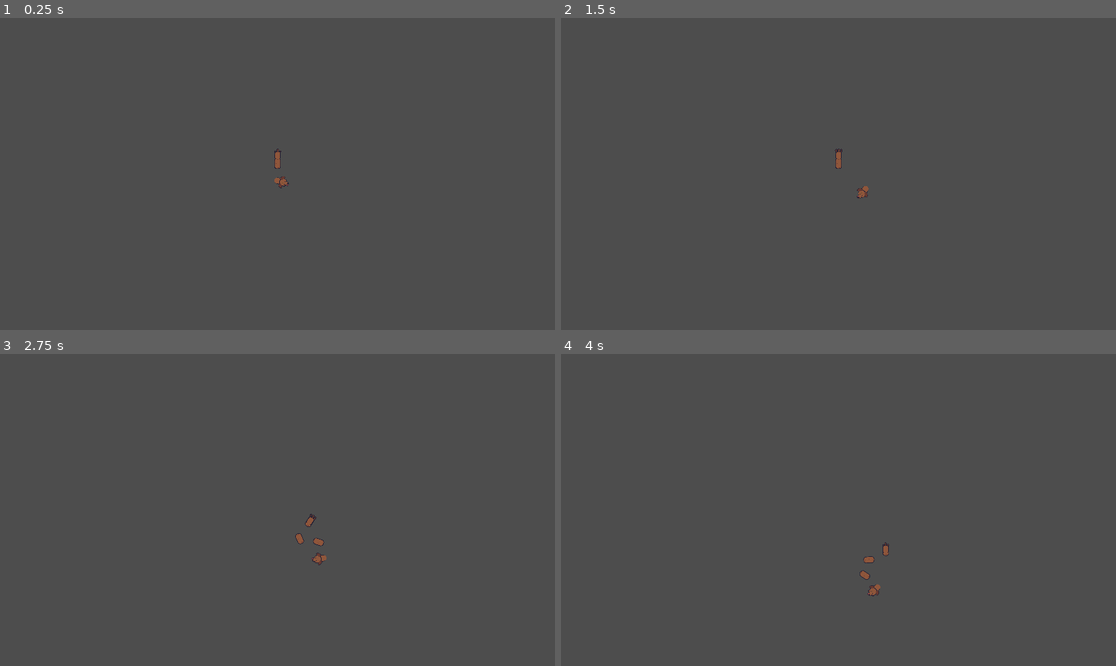
Above: before the commit, frames 1-4 (two rows, left to right).
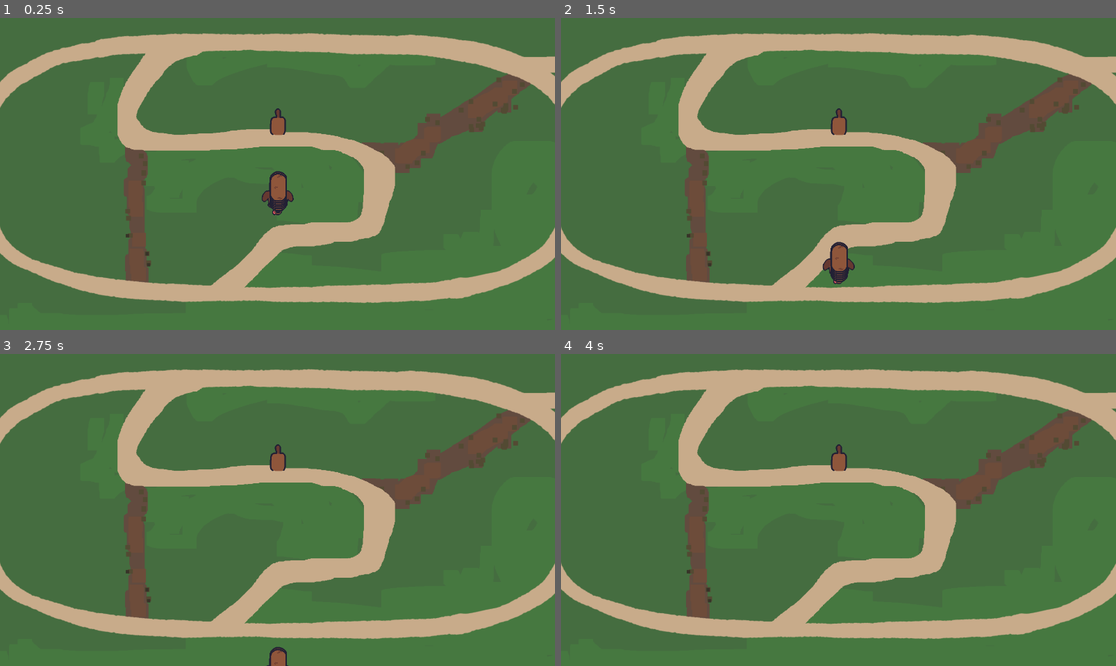
Above: after the commit, the same moments.

Repository: EsasHG/notsnake
Game: Godot game, scene res://MainScene.tscn
Two runs of this game, one before a commit and one after it. Both use one fixed random seed, a clock stepped at 60 frames per second and the inputs below.
Inputs:
- Up to frame 1 (0.25 s): no input
- Up to frame 2 (1.5 s): tap Enter (ui_accept) at 0.5, 0.77 s; hold Space 0.53-1.28 s; hold Right (ui_right) from 0.53 s (still down); tap Space at 1.35 s
- Up to frame 3 (2.75 s): tap Enter (ui_accept) at 1.52 s; release Right (ui_right) at 2.03 s; hold Left (ui_left) from 2.03 s (still down); hold Space from 2.03 s (still down)
- Up to frame 4 (4 s): release Left (ui_left) at 2.78 s; release Space at 2.78 s; hold Right (ui_right) from 2.78 s (still down); tap Space at 2.85 s; tap Enter (ui_accept) at 3.02, 3.77 s; hold Space from 3.53 s (still down)

The runs differ from the first frame. In frame 1, 98% of the frame differs, in the area x 0-100%, y 0-100%; in frame 2, 98%; in frame 3, 98%; in frame 4, 98%.
Error after the commit: Trying to assign value of type 'AnimatedSprite2D' to a variable of type 'Sprite2D'. (res://SimplePlayerCharacter.gd:10)

Commit message:
tons of assets, not much code

Diff:
--- a/Assets/tinyDog.tscn
+++ b/Assets/tinyDog.tscn
@@ -6,18 +6,31 @@
 [ext_resource type="Texture2D" uid="uid://dkxxhr21suis3" path="res://Assets/tinydog_LEGS_FRONT.png" id="4_ckpky"]
 [ext_resource type="Texture2D" uid="uid://dq3ojxigij8x0" path="res://Assets/tinydog_BUTT.png" id="5_oyr4y"]
 [ext_resource type="Texture2D" uid="uid://bacqyly50dytn" path="res://Assets/tinydog_LEGS_BACK.png" id="6_a347q"]
+[ext_resource type="Texture2D" uid="uid://c821bbhducux1" path="res://Assets/mapmaybe_base.png" id="7_sjo7u"]
 
 [sub_resource type="RectangleShape2D" id="RectangleShape2D_bh26d"]
 size = Vector2(85, 105)
 
+[sub_resource type="SpriteFrames" id="SpriteFrames_ovpv4"]
+animations = [{
+"frames": [{
+"duration": 1.0,
+"texture": ExtResource("5_oyr4y")
+}],
+"loop": true,
+"name": &"default",
+"speed": 5.0
+}]
+
 [node name="Node2D" type="Node2D"]
 
 [node name="Node2D" type="Node2D" parent="."]
+scale = Vector2(2, 2)
 
 [node name="Area2D2" type="Area2D" parent="Node2D" node_paths=PackedStringArray("segmentSprites")]
 script = ExtResource("1_h51aq")
 MOVE_SPEED = 300
-segmentSprites = [NodePath("../TinydogBodYseg"), NodePath(". …(335 unchanged characters)… seg12"), NodePath("../TinydogBodYseg13"), NodePath("../Butt")]
+segmentSprites = [NodePath("../TinydogBodYseg"), NodePath(". …(335 unchanged characters)… seg12"), NodePath("../TinydogBodYseg13")]
 
 [node name="CollisionShape2D" type="CollisionShape2D" parent="Node2D/Area2D2"]
 visible = false
@@ -100,16 +113,18 @@
 position = Vector2(0, -8)
 texture = ExtResource("3_as2h8")
 
-[node name="Butt" type="Sprite2D" parent="Node2D"]
-texture_filter = 1
-position = Vector2(0, -21)
-texture = ExtResource("5_oyr4y")
+[node name="Butt" type="AnimatedSprite2D" parent="Node2D"]
+sprite_frames = SubResource("SpriteFrames_ovpv4")
 
 [node name="TinydogLegsBack" type="Sprite2D" parent="Node2D/Butt"]
 z_index = -1
 texture_filter = 1
-position = Vector2(0, -3)
+position = Vector2(0, -24)
 texture = ExtResource("6_a347q")
 
 [node name="Camera2D" type="Camera2D" parent="."]
-zoom = Vector2(3.145, 3.145)
+zoom = Vector2(1.01, 1.01)
+
+[node name="MapmaybeBase" type="Sprite2D" parent="."]
+z_index = -3
+texture = ExtResource("7_sjo7u")
--- /dev/null
+++ b/DogBone.tscn
@@ -0,0 +1,17 @@
+[gd_scene load_steps=3 format=3 uid="uid://c7508ame74p7h"]
+
+[ext_resource type="Texture2D" uid="uid://bardqifcsvpnh" path="res://Assets/ITEMS_1.png" id="1_plxrs"]
+
+[sub_resource type="RectangleShape2D" id="RectangleShape2D_df3dv"]
+size = Vector2(38, 20)
+
+[node name="Area2D" type="Area2D"]
+
+[node name="CollisionShape2D" type="CollisionShape2D" parent="."]
+shape = SubResource("RectangleShape2D_df3dv")
+
+[node name="Sprite2D" type="Sprite2D" parent="."]
+texture_filter = 1
+texture = ExtResource("1_plxrs")
+region_enabled = true
+region_rect = Rect2(6, 9, 38, 20)
--- /dev/null
+++ b/DogToy.tscn
@@ -0,0 +1,19 @@
+[gd_scene load_steps=3 format=3 uid="uid://ctigc12c0n7it"]
+
+[ext_resource type="Texture2D" uid="uid://bardqifcsvpnh" path="res://Assets/ITEMS_1.png" id="1_em804"]
+
+[sub_resource type="RectangleShape2D" id="RectangleShape2D_greaw"]
+size = Vector2(52, 20)
+
+[node name="DogToy" type="Area2D"]
+
+[node name="Sprite2D" type="Sprite2D" parent="."]
+texture_filter = 1
+position = Vector2(2012, 17)
+texture = ExtResource("1_em804")
+region_enabled = true
+region_rect = Rect2(70, 10, 52, 19)
+
+[node name="CollisionShape2D" type="CollisionShape2D" parent="."]
+position = Vector2(2012, 17)
+shape = SubResource("RectangleShape2D_greaw")
--- a/MainScene.tscn
+++ b/MainScene.tscn
@@ -1,10 +1,11 @@
-[gd_scene load_steps=23 format=3 uid="uid://brhwlteib5565"]
+[gd_scene load_steps=24 format=3 uid="uid://brhwlteib5565"]
 
 [ext_resource type="Script" path="res://PlayerCharacter.gd" id="1_8v0u1"]
 [ext_resource type="Script" path="res://SimplePlayerCharacter.gd" id="2_3btb2"]
 [ext_resource type="Texture2D" uid="uid://c0rfwk23w5lk0" path="res://Assets/dachs_spritesheet_front_ROUGH.png" id="2_5tf67"]
 [ext_resource type="Texture2D" uid="uid://crg2lxujxhynp" path="res://Assets/dachs_spritesheet_middlebody_ROUGH.png" id="4_6q25q"]
 [ext_resource type="Texture2D" uid="uid://bcijwi8xjra7c" path="res://Assets/dachs_spritesheet_butt_ROUGH.png" id="5_a4tb4"]
+[ext_resource type="Texture2D" uid="uid://c821bbhducux1" path="res://Assets/mapmaybe_base.png" id="6_dlhh2"]
 
 [sub_resource type="RectangleShape2D" id="RectangleShape2D_s25nq"]
 
@@ -127,23 +128,23 @@
 texture = SubResource("CanvasTexture_x8yn6")
 
 [node name="Camera2D" type="Camera2D" parent="."]
-zoom = Vector2(0.5, 0.5)
+zoom = Vector2(1.29, 1.29)
 
 [node name="Node2D" type="Node2D" parent="."]
 
 [node name="Area2D" type="Area2D" parent="Node2D" node_paths=PackedStringArray("segmentSprites")]
 script = ExtResource("2_3btb2")
 MOVE_SPEED = 300
-segmentSprites = [NodePath("../Sprite2D"), NodePath("../Sprite2D2"), NodePath("../Sprite2D3"), NodePath("../Sprite2D4")]
+segmentSprites = [NodePath("../Sprite2D"), NodePath("../Sprite2D2"), NodePath("../Sprite2D3"), NodePath("../Sprite2D5"), NodePath("../Sprite2D6"), NodePath("../Sprite2D7"), NodePath("../Sprite2D4")]
 
 [node name="CollisionShape2D" type="CollisionShape2D" parent="Node2D/Area2D"]
 position = Vector2(-1.5, -12.5)
 shape = SubResource("RectangleShape2D_2j74s")
 
 [node name="AnimatedSprite2D" type="AnimatedSprite2D" parent="Node2D/Area2D"]
-z_index = 1
+z_index = -1
 sprite_frames = SubResource("SpriteFrames_a4ved")
-frame_progress = 0.0954287
+frame_progress = 0.350515
 
 [node name="Sprite2D" type="Sprite2D" parent="Node2D"]
 position = Vector2(-2, -74)
@@ -161,7 +162,24 @@
 position = Vector2(-2, -74)
 texture = ExtResource("4_6q25q")
 
+[node name="Sprite2D5" type="Sprite2D" parent="Node2D"]
+position = Vector2(-2, -74)
+texture = ExtResource("4_6q25q")
+
+[node name="Sprite2D6" type="Sprite2D" parent="Node2D"]
+position = Vector2(-2, -74)
+texture = ExtResource("4_6q25q")
+
+[node name="Sprite2D7" type="Sprite2D" parent="Node2D"]
+position = Vector2(-2, -74)
+texture = ExtResource("4_6q25q")
+
 [node name="Butt" type="AnimatedSprite2D" parent="Node2D"]
+z_index = -1
 position = Vector2(0, -122)
 sprite_frames = SubResource("SpriteFrames_lg3yf")
-frame_progress = 0.0072071
+frame_progress = 0.262292
+
+[node name="MapmaybeBase" type="Sprite2D" parent="."]
+z_index = -3
+texture = ExtResource("6_dlhh2")
--- a/PlayerCharacter.gd
+++ b/PlayerCharacter.gd
@@ -13,7 +13,6 @@
 	# Handle jump.
 	if Input.is_action_just_pressed("ui_accept") and is_on_floor():
 		velocity.y = JUMP_VELOCITY
-
 	# Get the input direction and handle the movement/deceleration.
 	# As good practice, you should replace UI actions with custom gameplay actions.
 	var direction := Input.get_axis("ui_left", "ui_right")
--- /dev/null
+++ b/SceneAgain.tscn
@@ -0,0 +1,189 @@
+[gd_scene load_steps=26 format=3 uid="uid://2rjb4w7s6uto"]
+
+[ext_resource type="Texture2D" uid="uid://cdyq20hlamo2d" path="res://Assets/FACES.png" id="1_g52xg"]
+[ext_resource type="Script" path="res://SimplePlayerCharacter.gd" id="2_anabk"]
+[ext_resource type="Texture2D" uid="uid://uapxox06rciy" path="res://Assets/BODY_SEGMENT.png" id="4_tu07u"]
+[ext_resource type="Texture2D" uid="uid://bktg3cnlo4cpv" path="res://Assets/BUTT.png" id="5_f7ls6"]
+[ext_resource type="Texture2D" uid="uid://ddjbtwq30jbbg" path="res://Assets/LEGS_BACK.png" id="6_ylgcd"]
+[ext_resource type="Texture2D" uid="uid://bid4i25qetdmx" path="res://Assets/TAILS.png" id="7_ou8m1"]
+[ext_resource type="Texture2D" uid="uid://y5w4acie56nb" path="res://Assets/newdog_legsFRONT_sheet.png" id="7_rm0ku"]
+[ext_resource type="Texture2D" uid="uid://c821bbhducux1" path="res://Assets/mapmaybe_base.png" id="8_22lru"]
+
+[sub_resource type="AtlasTexture" id="AtlasTexture_xmaxq"]
+atlas = ExtResource("7_ou8m1")
+region = Rect2(23, 0, 23, 21)
+
+[sub_resource type="AtlasTexture" id="AtlasTexture_bj3i6"]
+atlas = ExtResource("7_ou8m1")
+region = Rect2(46, 0, 23, 21)
+
+[sub_resource type="AtlasTexture" id="AtlasTexture_2afur"]
+atlas = ExtResource("7_ou8m1")
+region = Rect2(0, 0, 23, 21)
+
+[sub_resource type="AtlasTexture" id="AtlasTexture_yt3ar"]
+atlas = ExtResource("7_ou8m1")
+region = Rect2(46, 0, 23, 21)
+
+[sub_resource type="AtlasTexture" id="AtlasTexture_taul4"]
+atlas = ExtResource("7_ou8m1")
+region = Rect2(69, 0, 23, 21)
+
+[sub_resource type="AtlasTexture" id="AtlasTexture_3l62o"]
+atlas = ExtResource("7_ou8m1")
+region = Rect2(0, 0, 23, 21)
+
+[sub_resource type="SpriteFrames" id="SpriteFrames_4dxs5"]
+animations = [{
+"frames": [{
+"duration": 1.6,
+"texture": SubResource("AtlasTexture_xmaxq")
+}, {
+"duration": 1.0,
+"texture": SubResource("AtlasTexture_bj3i6")
+}, {
+"duration": 1.0,
+"texture": SubResource("AtlasTexture_2afur")
+}, {
+"duration": 1.0,
+"texture": SubResource("AtlasTexture_yt3ar")
+}, {
+"duration": 1.6,
+"texture": SubResource("AtlasTexture_taul4")
+}, {
+"duration": 1.0,
+"texture": SubResource("AtlasTexture_yt3ar")
+}, {
+"duration": 1.0,
+"texture": SubResource("AtlasTexture_3l62o")
+}, {
+"duration": 1.0,
+"texture": SubResource("AtlasTexture_yt3ar")
+}],
+"loop": true,
+"name": &"default",
+"speed": 8.0
+}]
+
+[sub_resource type="RectangleShape2D" id="RectangleShape2D_7we7l"]
+size = Vector2(85, 105)
+
+[sub_resource type="AtlasTexture" id="AtlasTexture_2wuas"]
+atlas = ExtResource("1_g52xg")
+region = Rect2(0, 0, 43, 37)
+
+[sub_resource type="AtlasTexture" id="AtlasTexture_lym3j"]
+atlas = ExtResource("1_g52xg")
+region = Rect2(43, 0, 43, 37)
+
+[sub_resource type="SpriteFrames" id="SpriteFrames_2kam3"]
+animations = [{
+"frames": [{
+"duration": 1.0,
+"texture": SubResource("AtlasTexture_2wuas")
+}, {
+"duration": 1.0,
+"texture": SubResource("AtlasTexture_lym3j")
+}],
+"loop": true,
+"name": &"default",
+"speed": 4.0
+}]
+
+[sub_resource type="AtlasTexture" id="AtlasTexture_cs3da"]
+atlas = ExtResource("7_rm0ku")
+region = Rect2(0, 0, 32, 60)
+
+[sub_resource type="AtlasTexture" id="AtlasTexture_we7wo"]
+atlas = ExtResource("7_rm0ku")
+region = Rect2(32, 0, 32, 60)
+
+[sub_resource type="AtlasTexture" id="AtlasTexture_ufi5b"]
+atlas = ExtResource("7_rm0ku")
+region = Rect2(64, 0, 32, 60)
+
+[sub_resource type="AtlasTexture" id="AtlasTexture_uv76s"]
+atlas = ExtResource("7_rm0ku")
+region = Rect2(96, 0, 32, 60)
+
+[sub_resource type="AtlasTexture" id="AtlasTexture_8h8r1"]
+atlas = ExtResource("7_rm0ku")
+region = Rect2(128, 0, 32, 60)
+
+[sub_resource type="SpriteFrames" id="SpriteFrames_rudug"]
+animations = [{
+"frames": [{
+"duration": 1.0,
+"texture": SubResource("AtlasTexture_cs3da")
+}, {
+"duration": 1.0,
+"texture": SubResource("AtlasTexture_we7wo")
+}, {
+"duration": 1.0,
+"texture": SubResource("AtlasTexture_ufi5b")
+}, {
+"duration": 1.0,
+"texture": SubResource("AtlasTexture_uv76s")
+}, {
+"duration": 1.0,
+"texture": SubResource("AtlasTexture_8h8r1")
+}],
+"loop": true,
+"name": &"default",
+"speed": 8.0
+}]
+
+[node name="Node2D" type="Node2D"]
+
+[node name="Node2D" type="Node2D" parent="."]
+
+[node name="BodySegment" type="Sprite2D" parent="Node2D"]
+texture_filter = 1
+position = Vector2(0, -17)
+texture = ExtResource("4_tu07u")
+
+[node name="Butt" type="Sprite2D" parent="Node2D"]
+texture_filter = 1
+position = Vector2(0, -33)
+texture = ExtResource("5_f7ls6")
+
+[node name="LegsBack" type="Sprite2D" parent="Node2D/Butt"]
+z_index = -2
+texture_filter = 1
+position = Vector2(0, 5)
+texture = ExtResource("6_ylgcd")
+
+[node name="Tail" type="AnimatedSprite2D" parent="Node2D/Butt"]
+z_index = -1
+texture_filter = 1
+position = Vector2(0, -9)
+sprite_frames = SubResource("SpriteFrames_4dxs5")
+frame_progress = 0.119647
+
+[node name="Area2D" type="Area2D" parent="Node2D"]
+script = ExtResource("2_anabk")
+MOVE_SPEED = 400
+
+[node name="CollisionShape2D" type="CollisionShape2D" parent="Node2D/Area2D"]
+visible = false
+position = Vector2(-1.5, -12.5)
+shape = SubResource("RectangleShape2D_7we7l")
+
+[node name="Head" type="AnimatedSprite2D" parent="Node2D/Area2D"]
+z_index = 1
+texture_filter = 1
+sprite_frames = SubResource("SpriteFrames_2kam3")
+frame_progress = 0.545497
+
+[node name="Legs" type="AnimatedSprite2D" parent="Node2D/Area2D/Head"]
+z_index = -1
+position = Vector2(0, -8)
+sprite_frames = SubResource("SpriteFrames_rudug")
+frame_progress = 0.388363
+
+[node name="MapmaybeBase" type="Sprite2D" parent="."]
+z_index = -3
+texture = ExtResource("8_22lru")
+
+[node name="Camera2D" type="Camera2D" parent="."]
+zoom = Vector2(1.01, 1.01)
--- a/SimplePlayerCharacter.gd
+++ b/SimplePlayerCharacter.gd
@@ -4,35 +4,45 @@
 @export var MOVE_SPEED = 1
 var prevPos = []
 
+@onready var sprite =  preload("res://Assets/BODY_SEGMENT.png")
+
 @export var segmentSprites : Array[Sprite2D]
-@onready var butt : AnimatedSprite2D = $"../Butt"
+@onready var butt : Sprite2D = $"../Butt"
 
-var frameDelay = 30
+var frameDelay = 1
 
 # Called when the node enters the scene tree for the first time.
 func _ready() -> void:
 	$AnimatedSprite2D.play("default")
-	butt.play("default")
+	for i : int in 5:
+		add_sprite()
+
+	$"../Line2D".add_point(position)
+	#butt.play("default")
 	pass # Replace with function body.
 
+func add_sprite():
+	var s : Sprite2D = Sprite2D.new()
+	s.texture = sprite
+	s.scale.y = 0.25
+	add_sibling.call_deferred(s)
+	segmentSprites.push_back(s)
 
 # Called every frame. 'delta' is the elapsed time since the previous frame.
 func _process(delta: float) -> void:
 
-	if(prevPos.size() > frameDelay * (segmentSprites.size()-1)):
+	if(prevPos.size() > frameDelay * (segmentSprites.size())):
 		var i : int = 0
 		for s in segmentSprites:
-			var newPos = prevPos[i*frameDelay]
-			var nPos : Vector2 = newPos[0]
-			s.position = nPos
-			s.rotation = newPos[1]
+			var newPos1 = prevPos[i*frameDelay]
+			var nPos1 : Vector2 = newPos1[0]
+			s.position = nPos1
+			s.rotation = newPos1[1]
 			i=i+1
 		var newPos = prevPos.pop_back()
 		var nPos : Vector2 = newPos[0]
 		butt.position = nPos
 		butt.rotation = newPos[1]
-
-
 
 		#var newPos : Array[Vector2, int] = prevPos.pop_back()
 		#var nPos : Vector2 = newPos[0]
@@ -40,7 +50,9 @@
 		#$Sprite2D.global_rotation = newPos[1]
 
 	prevPos.push_front([position, rotation])
+
 	move_local_y(delta*MOVE_SPEED)
+	$"../Line2D".add_point(position)
 #	position.x += delta*100
 
 	if(Input.is_key_pressed(KEY_SPACE)):
Binary file added: Assets/BODY_SEGMENT.png
Not shown, added: Assets/BODY_SEGMENT.png.import
Binary file added: Assets/BUTT.png
Not shown, added: Assets/BUTT.png.import
Binary file added: Assets/FACES.png
Not shown, added: Assets/FACES.png.import
Binary file added: Assets/ITEMS_1.png
Not shown, added: Assets/ITEMS_1.png.import
Binary file added: Assets/LEGS.png
Not shown, added: Assets/LEGS.png.import
Binary file added: Assets/LEGS_BACK.png
Not shown, added: Assets/LEGS_BACK.png.import
(and 9 more such lines)
